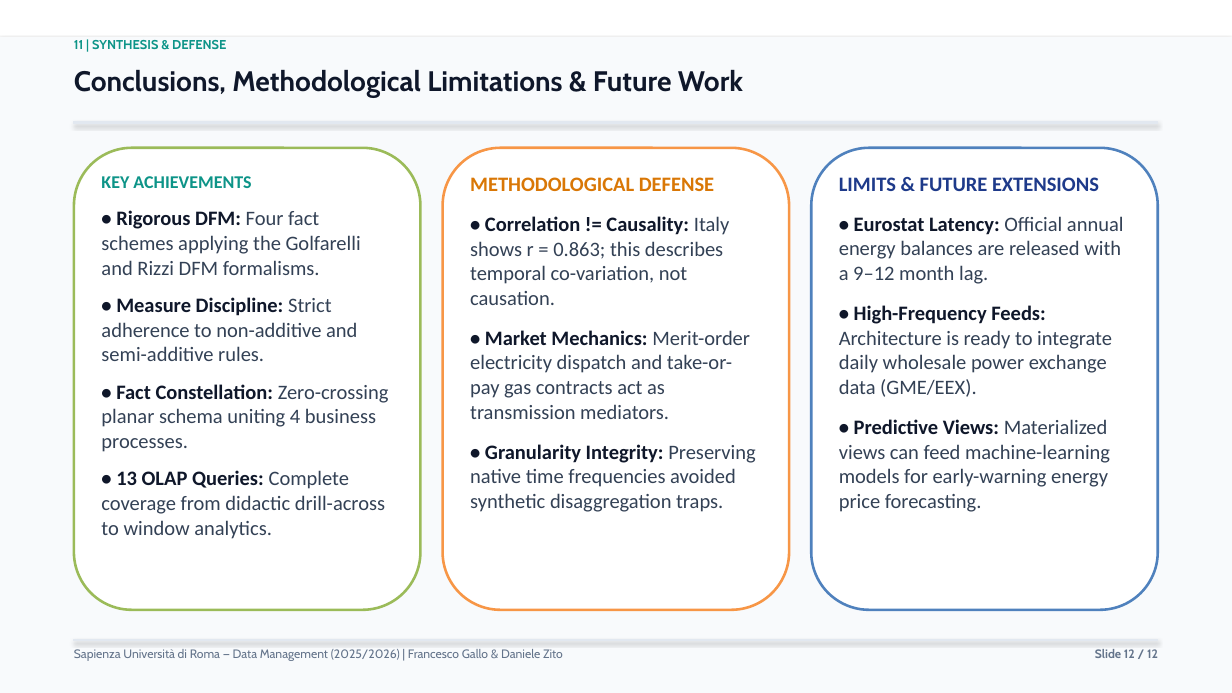
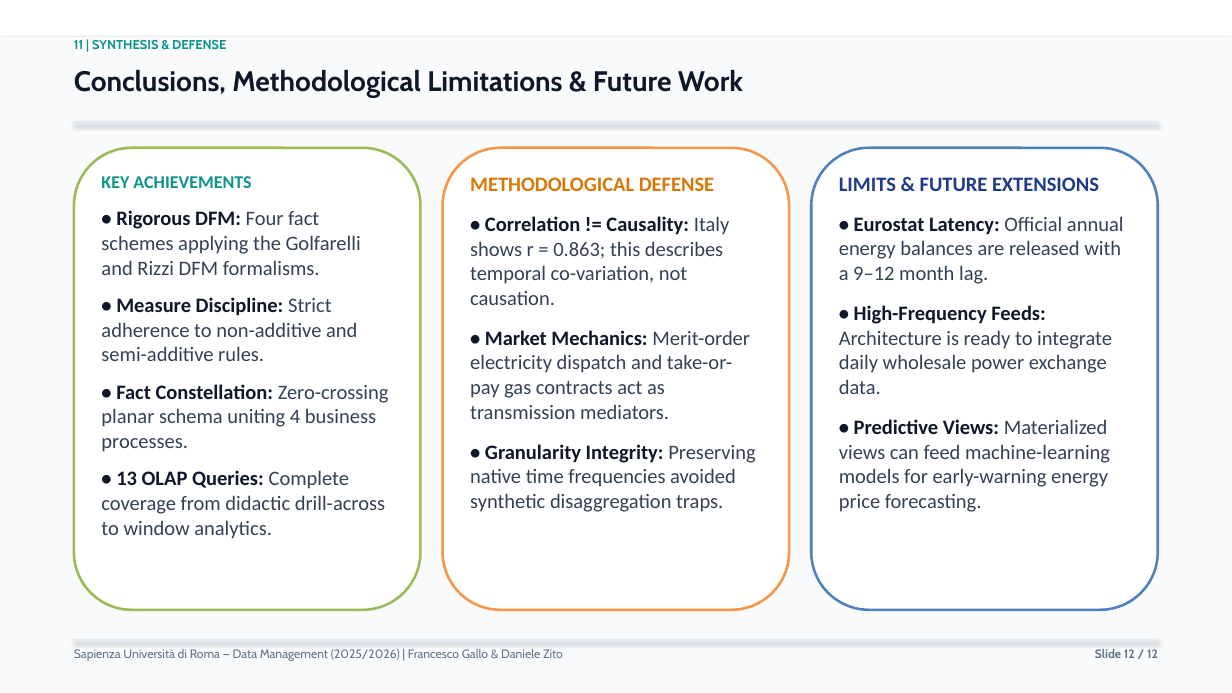
Before and after one commit to francescogallo2708-tech/energy-security-data-warehouse, a slide deck: slide 12 of docs/presentation/energy_security_data_warehouse_presentation.pptx. Drawn at 1232x693 pixels with LibreOffice and Linux fonts; fonts in the diff are those of the drawing. Boxes give left, top, right and bottom in pixels: in the first picture for what was removed or moved away, otherwise in the second. Text is boxed around its words. In the diff, an @@ line names an element or a change of style, - is before the commit and + after.

```diff
--- a/docs/presentation/energy_security_data_warehouse_presentation.pptx
+++ b/docs/presentation/energy_security_data_warehouse_presentation.pptx
@@ text at [839,305,1112,394]: text changed @@
-• High-Frequency Feeds: Architecture is ready to integrate daily wholesale power exchange data (GME/EEX).
+• High-Frequency Feeds: Architecture is ready to integrate daily wholesale power exchange data.
```
Also in this commit, not shown: 7 other slides changed, 2 other files.
